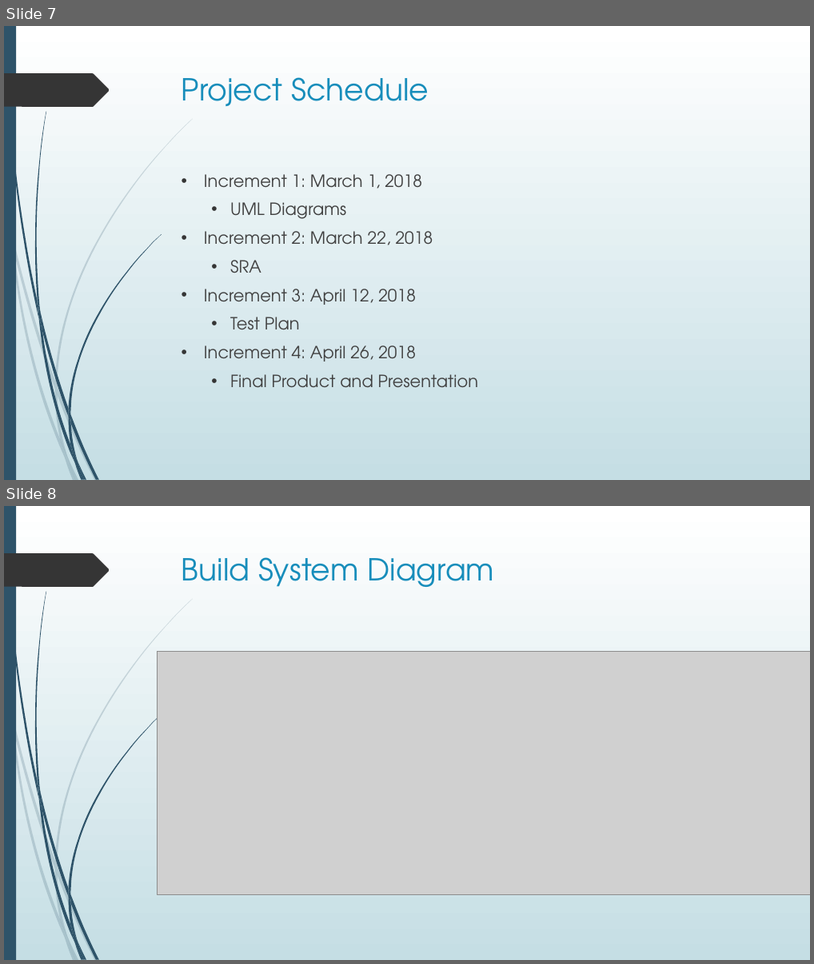
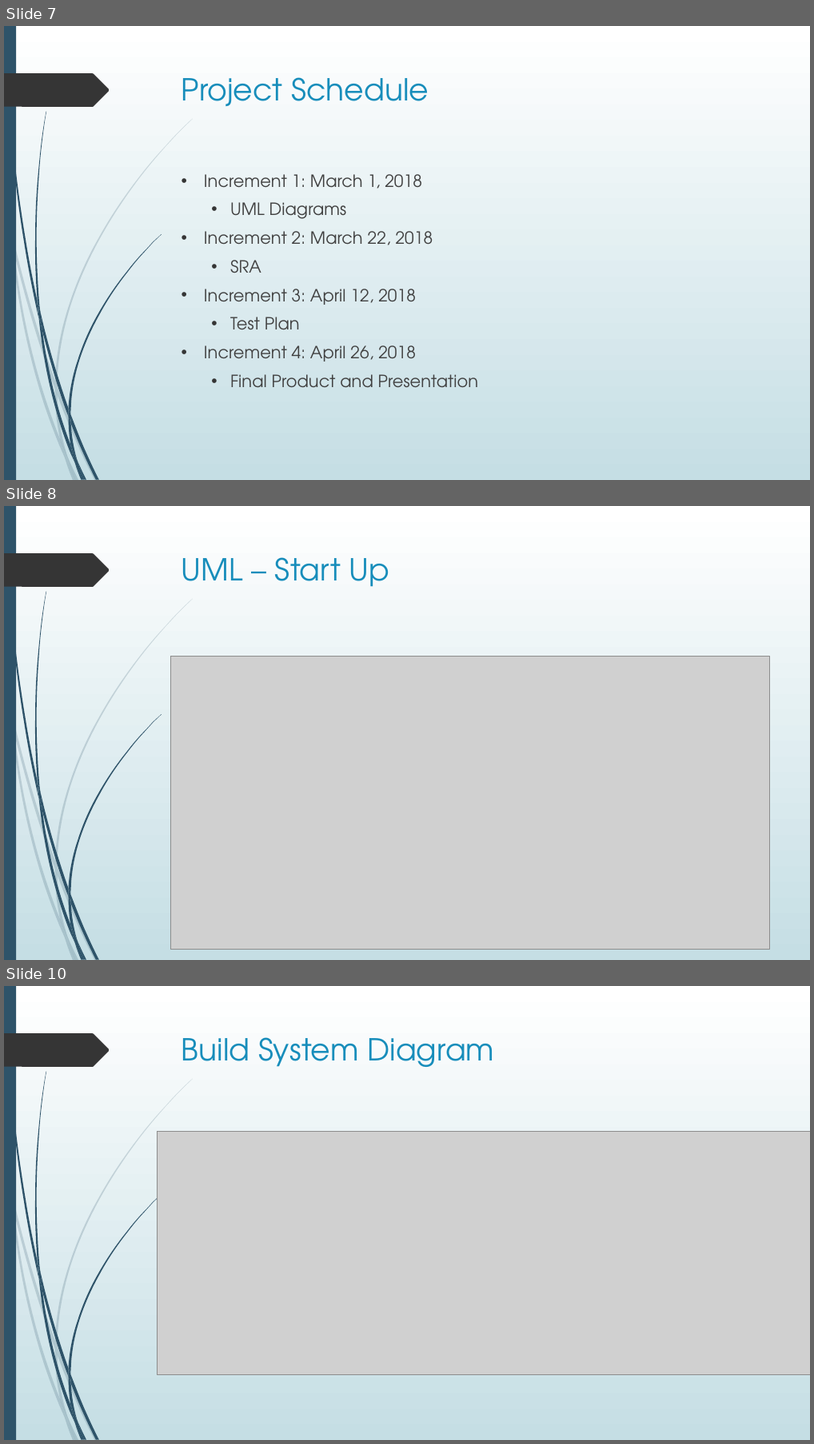
Before and after one commit to Thekipz/UniTycoon, a slide deck: University Tycoon.pptx. Shown one above the other, each under a label of ours: slides 7 and 8 before the commit, slides 7, 8 and 10 after it; the slides between them are not shown. The pictures are 814x964 and 814x1444 pixels, drawn with LibreOffice and Linux fonts; fonts in the diff are those of the drawing; grey boxes stand for pictures. Boxes give left, top, right and bottom in pixels: in the first picture for what was removed or moved away, otherwise in the second. Text is boxed around its words. In the diff, an @@ line names an element or a change of style, - is before the commit and + after.

```diff
--- a/University Tycoon.pptx
+++ b/University Tycoon.pptx
@@ slide 8 added at (x1=4, y1=506, x2=810, y2=960), background gradient #FFFFFF to #C5DEE5; not listed: 24 template elements that a slide beside it also shows @@
@@ title added at (x1=182, y1=557, x2=390, y2=587), 36 pt, text #178DBB @@
+UML – Start Up
@@ picture added at (x1=171, y1=656, x2=770, y2=949) @@
@@ what was slide 8 is now slide 10 @@
```
Also in this commit, not shown: 1 other slide added, 2 other files.
